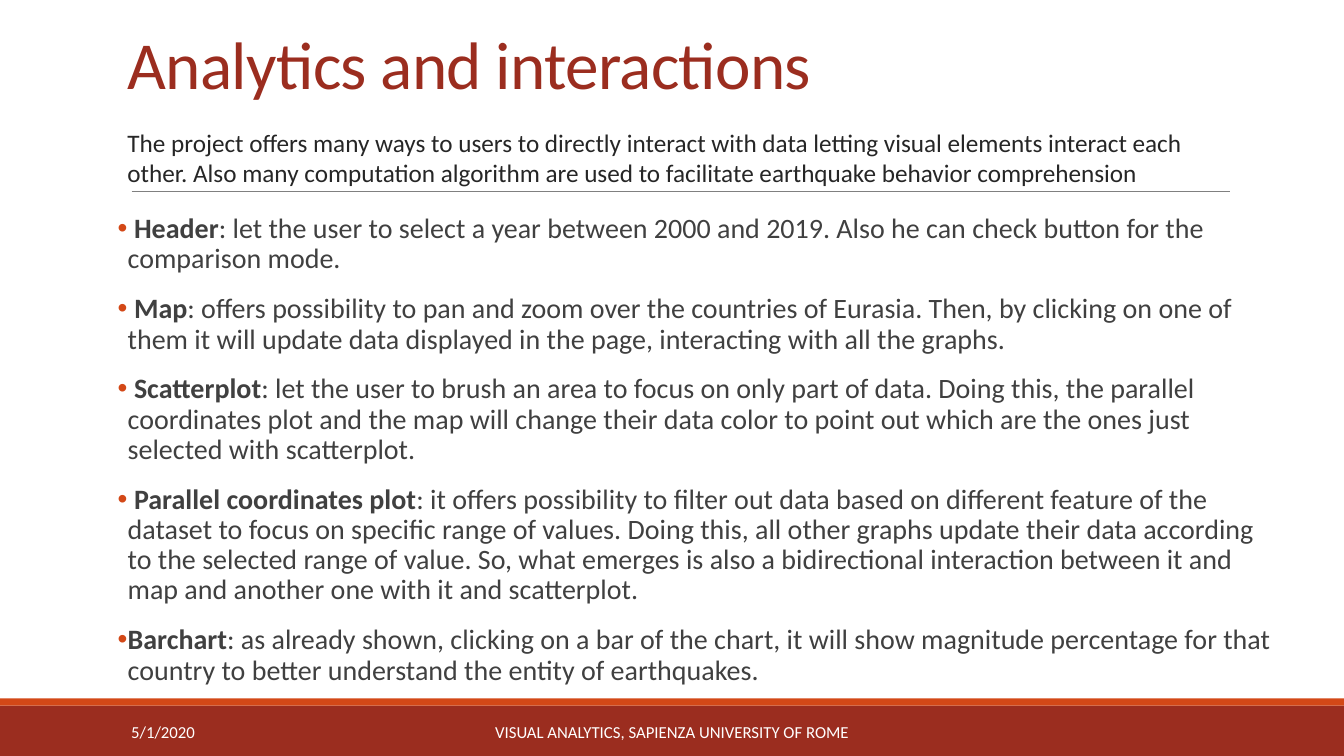
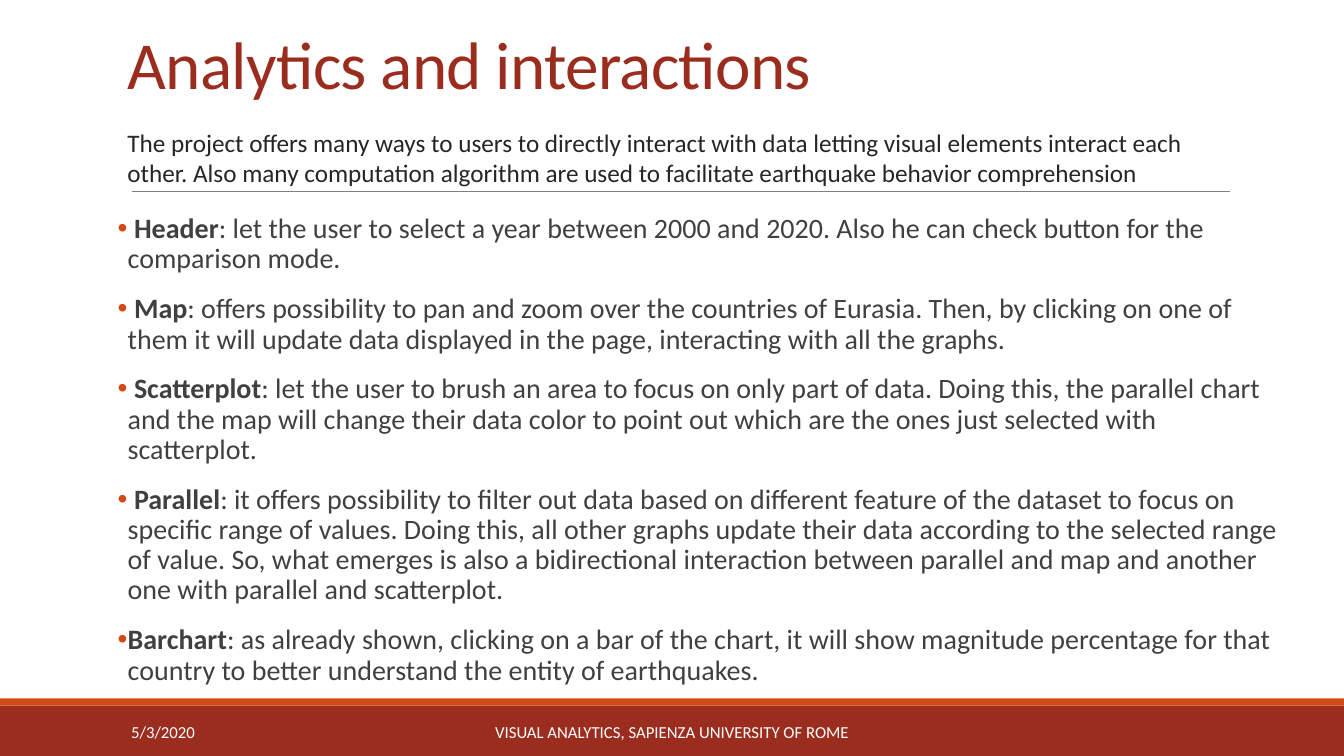
Before and after one commit to michaelcapponi/EarthquakesVA, a slide deck: slide 10 of docs/slides.pptx. Drawn at 1344x756 pixels with LibreOffice and Linux fonts; fonts in the diff are those of the drawing. Boxes give left, top, right and bottom in pixels: in the first picture for what was removed or moved away, otherwise in the second. Text is boxed around its words. In the diff, an @@ line names an element or a change of style, - is before the commit and + after.

```diff
--- a/docs/slides.pptx
+++ b/docs/slides.pptx
@@ text at (128,218,1203,273): text changed @@
-• Header: let the user to select a year between 2000 and 2019. Also he can check button for the comparison mode.
+• Header: let the user to select a year between 2000 and 2020. Also he can check button for the comparison mode.
@@ text at (128,378,1276,604): text changed @@
-• Scatterplot: let the user to brush an area to focus on only part of data. Doing this, the parallel coordinates plot and the map will change their data color to point out which are the ones just selected with scatterplot.
-• Parallel coordinates plot: it offers possibility to filter out data based on different feature of the dataset to focus on specific range of values. Doing this, all other graphs update their data according to the selected range of value. So, what emerges is also a bidirectional interaction between it and map and another one with it and scatterplot.
+• Scatterplot: let the user to brush an area to focus on only part of data. Doing this, the parallel chart and the map will change their data color to point out which are the ones just selected with scatterplot.
+• Parallel: it offers possibility to filter out data based on different feature of the dataset to focus on specific range of values. Doing this, all other graphs update their data according to the selected range of value. So, what emerges is also a bidirectional interaction between parallel and map and another one with parallel and scatterplot.
@@ text at (131,726,195,739): text changed @@
-5/1/2020
+5/3/2020
```
Also in this commit, not shown: 9 other slides changed, 4 other files.
